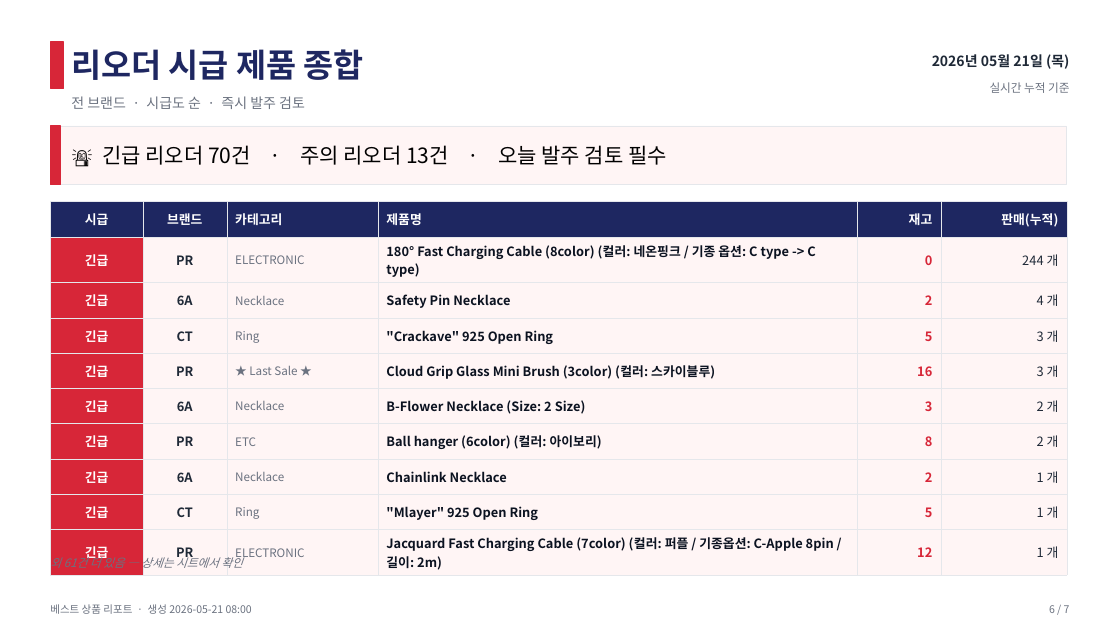
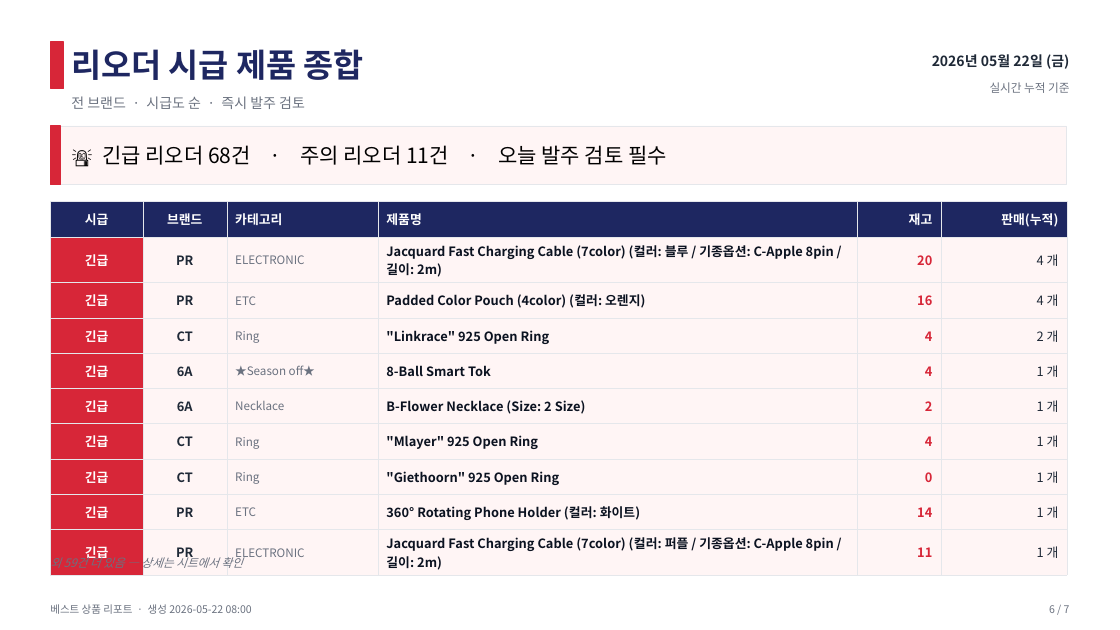
Before and after one commit to j65209/Brightbeed, a slide deck: slide 6 of data/sales-report.pptx. Drawn at 1120x630 pixels with LibreOffice and Linux fonts; fonts in the diff are those of the drawing. Boxes give left, top, right and bottom in pixels: in the first picture for what was removed or moved away, otherwise in the second. Text is boxed around its words. In the diff, an @@ line names an element or a change of style, - is before the commit and + after.

```diff
--- a/data/sales-report.pptx
+++ b/data/sales-report.pptx
@@ text at [932, 54, 1069, 69]: text changed @@
-2026년 05월 21일 (목)
+2026년 05월 22일 (금)
@@ text at [102, 145, 667, 165]: text changed @@
-🚨 긴급 리오더 70건 · 주의 리오더 13건 · 오늘 발주 검토 필수
+🚨 긴급 리오더 68건 · 주의 리오더 11건 · 오늘 발주 검토 필수
@@ table at [50, 202, 1067, 574] @@
-row 2: 긴급 | PR | ELECTRONIC | 180° Fast Charging Cable (8color) (컬러: 네온핑크 / 기종 옵션: C type -> C type) | 0 | 244 개
+row 2: 긴급 | PR | ELECTRONIC | Jacquard Fast Charging Cable (7color) (컬러: 블루 / 기종옵션: C-Apple 8pin / 길이: 2m) | 20 | 4 개
-row 3: 긴급 | 6A | Necklace | Safety Pin Necklace | 2 | 4 개
+row 3: 긴급 | PR | ETC | Padded Color Pouch (4color) (컬러: 오렌지) | 16 | 4 개
-row 4: 긴급 | CT | Ring | "Crackave" 925 Open Ring | 5 | 3 개
+row 4: 긴급 | CT | Ring | "Linkrace" 925 Open Ring | 4 | 2 개
-row 5: 긴급 | PR | ★ Last Sale ★ | Cloud Grip Glass Mini Brush (3color) (컬러: 스카이블루) | 16 | 3 개
+row 5: 긴급 | 6A | ★Season off★ | 8-Ball Smart Tok | 4 | 1 개
-row 6, column 5: 3
+row 6, column 5: 2
-row 6, column 6: 2 개
+row 6, column 6: 1 개
-row 7: 긴급 | PR | ETC | Ball hanger (6color) (컬러: 아이보리) | 8 | 2 개
+row 7: 긴급 | CT | Ring | "Mlayer" 925 Open Ring | 4 | 1 개
-row 8: 긴급 | 6A | Necklace | Chainlink Necklace | 2 | 1 개
+row 8: 긴급 | CT | Ring | "Giethoorn" 925 Open Ring | 0 | 1 개
-row 9: 긴급 | CT | Ring | "Mlayer" 925 Open Ring | 5 | 1 개
+row 9: 긴급 | PR | ETC | 360° Rotating Phone Holder (컬러: 화이트) | 14 | 1 개
-row 10, column 5: 12
+row 10, column 5: 11
@@ text at [50, 554, 242, 571]: text changed @@
-외 61건 더 있음 — 상세는 시트에서 확인
+외 59건 더 있음 — 상세는 시트에서 확인
```
Also in this commit, not shown: 6 other slides changed.
